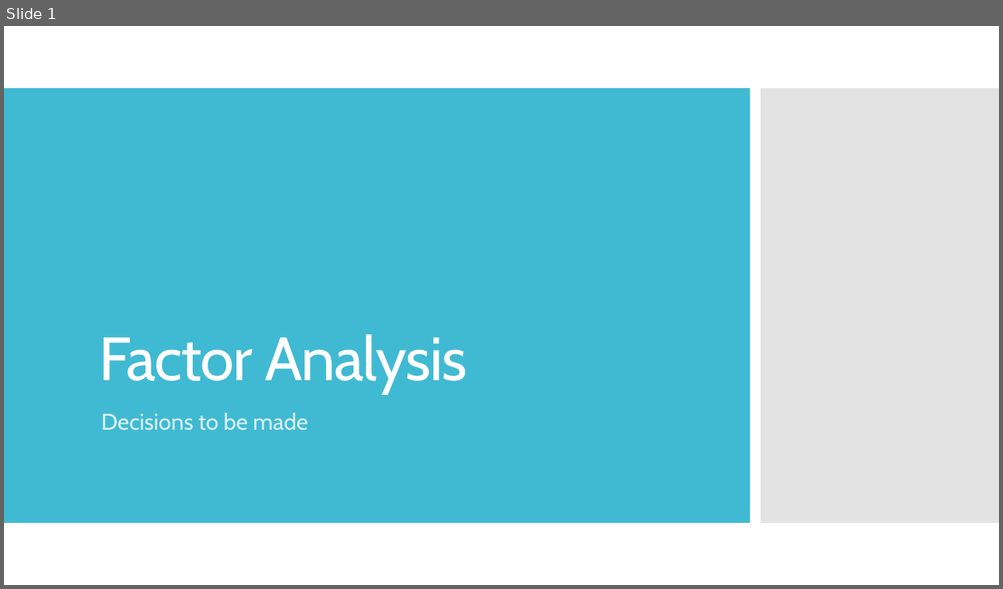
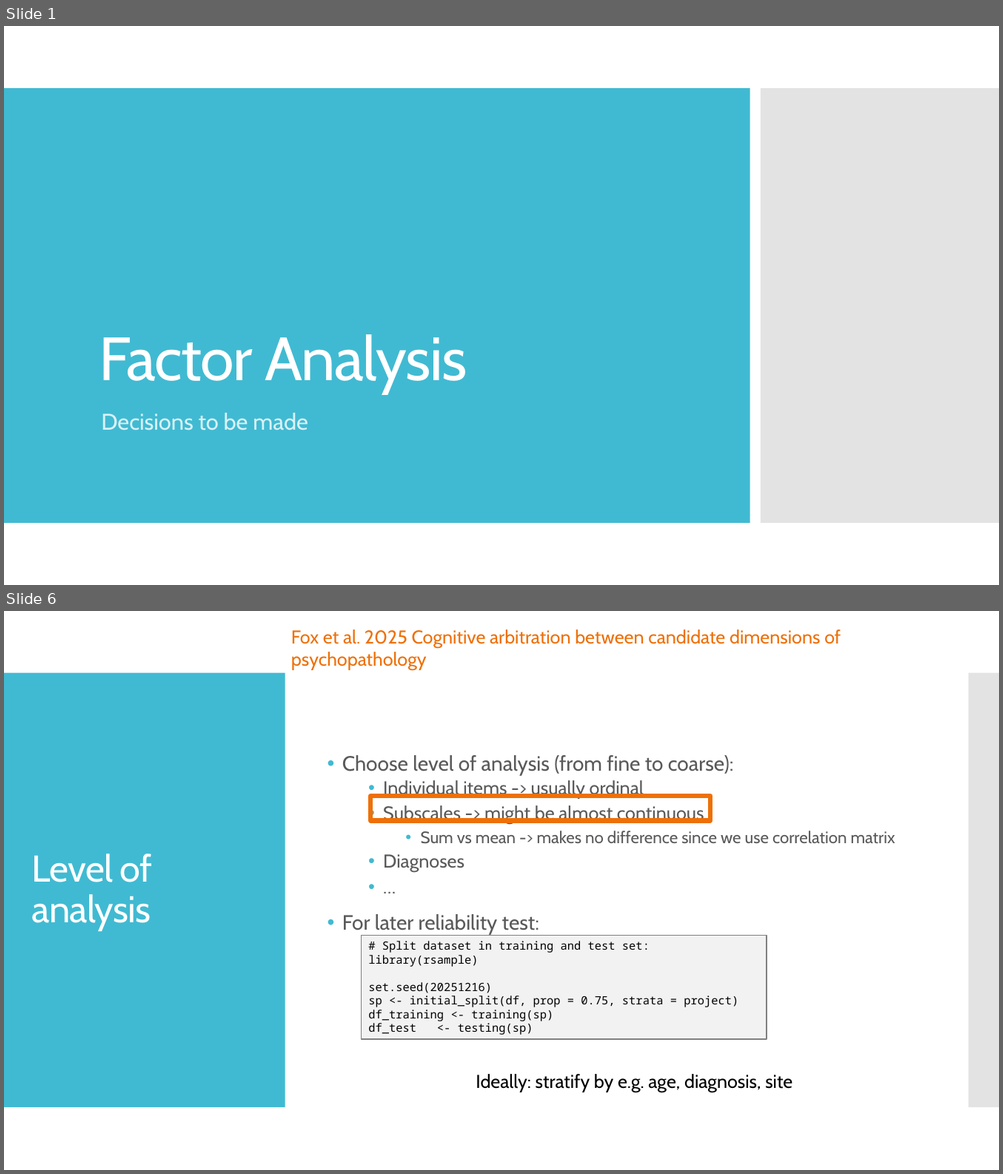
Before and after one commit to SaWilk/Clinical_Backbone_RU5389, a slide deck: information/Factor Analysis.pptx. Shown one above the other, each under a label of ours: slide 1 before the commit, slides 1 and 6 after it; the slides between them are not shown. The pictures are 1003x589 and 1003x1174 pixels, drawn with LibreOffice and Linux fonts; fonts in the diff are those of the drawing. Boxes give left, top, right and bottom in pixels: in the first picture for what was removed or moved away, otherwise in the second. Text is boxed around its words. In the diff, an @@ line names an element or a change of style, - is before the commit and + after.

```diff
--- a/information/Factor Analysis.pptx
+++ b/information/Factor Analysis.pptx
@@ slide 6 added at box(4, 611, 999, 1170), background #FFFFFF @@
@@ text added at box(291, 629, 840, 648), 18 pt, text #EE7008 @@
+Fox et al. 2025 Cognitive arbitration between candidate dimensions of psychopathology
@@ rectangle added at box(4, 673, 285, 1108), fill #40BAD2 @@
@@ rectangle added at box(968, 673, 999, 1108), fill #C8C8C8 at 50% opacity @@
@@ text added at box(342, 755, 895, 935), 18 pt, text #595959 @@
+• Choose level of analysis (from fine to coarse):
+  • Individual items -> usually ordinal
+  • Subscales -> might be almost continuous
+    • Sum vs mean -> makes no difference since we use correlation matrix
+  • Diagnoses
+  • …
+• For later reliability test:
@@ rectangle added at box(370, 796, 710, 820), outline #EE7008 4.5 pt @@
@@ title added at box(32, 854, 152, 930), 36 pt, text #FFFFFF @@
+Level of analysis
@@ rectangle added at box(361, 936, 766, 1040), fill #F2F2F2, outline #808080 1 pt, 11 pt, text #000000 @@
+# Split dataset in training and test set:
+library(rsample)
+set.seed(20251216)
+sp <- initial_split(df, prop = 0.75, strata = project) df_training <- training(sp)
+df_test <- testing(sp)
@@ text added at box(475, 1074, 792, 1093), 18 pt, text #000000 @@
+Ideally: stratify by e.g. age, diagnosis, site
```
Also in this commit, not shown: 3 slides changed, 9 other slides added, 15 other files.
